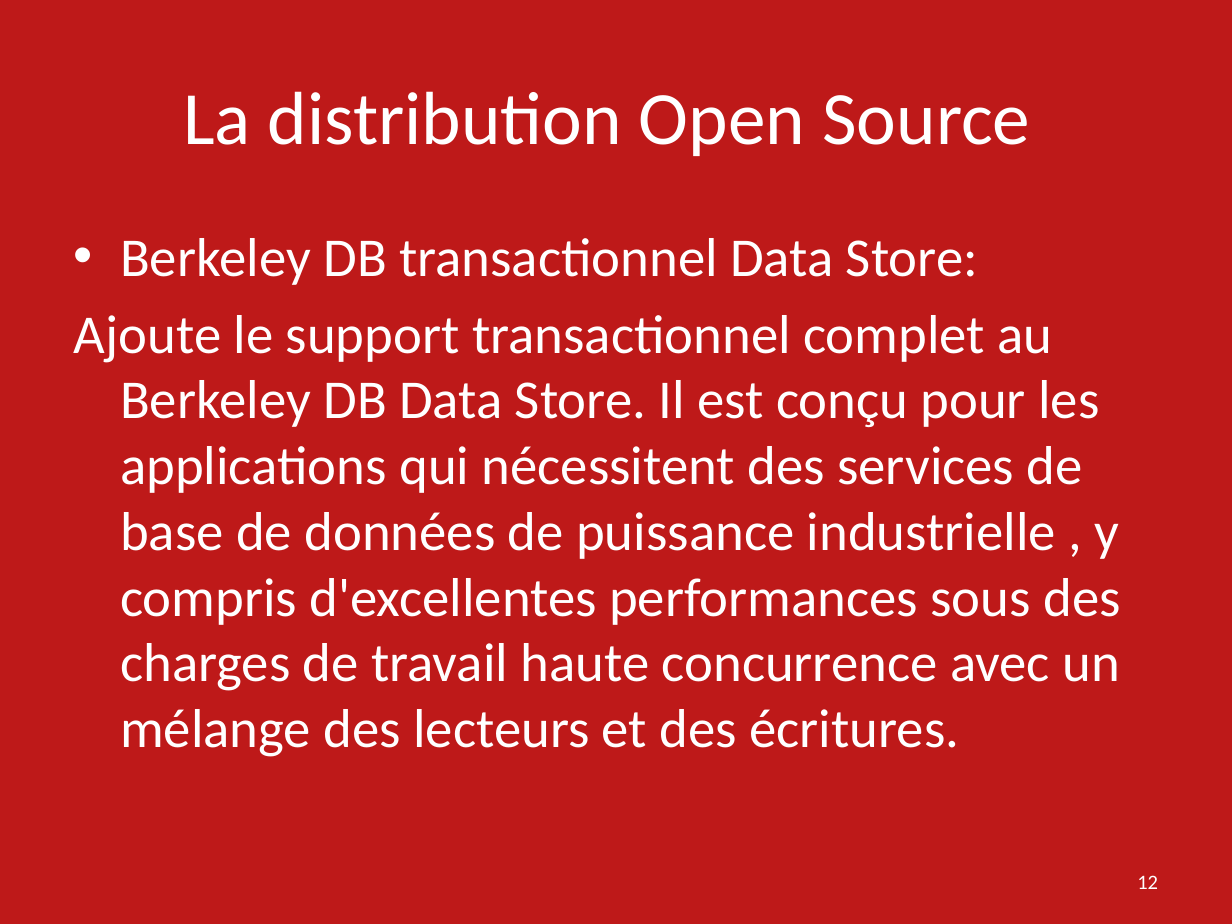
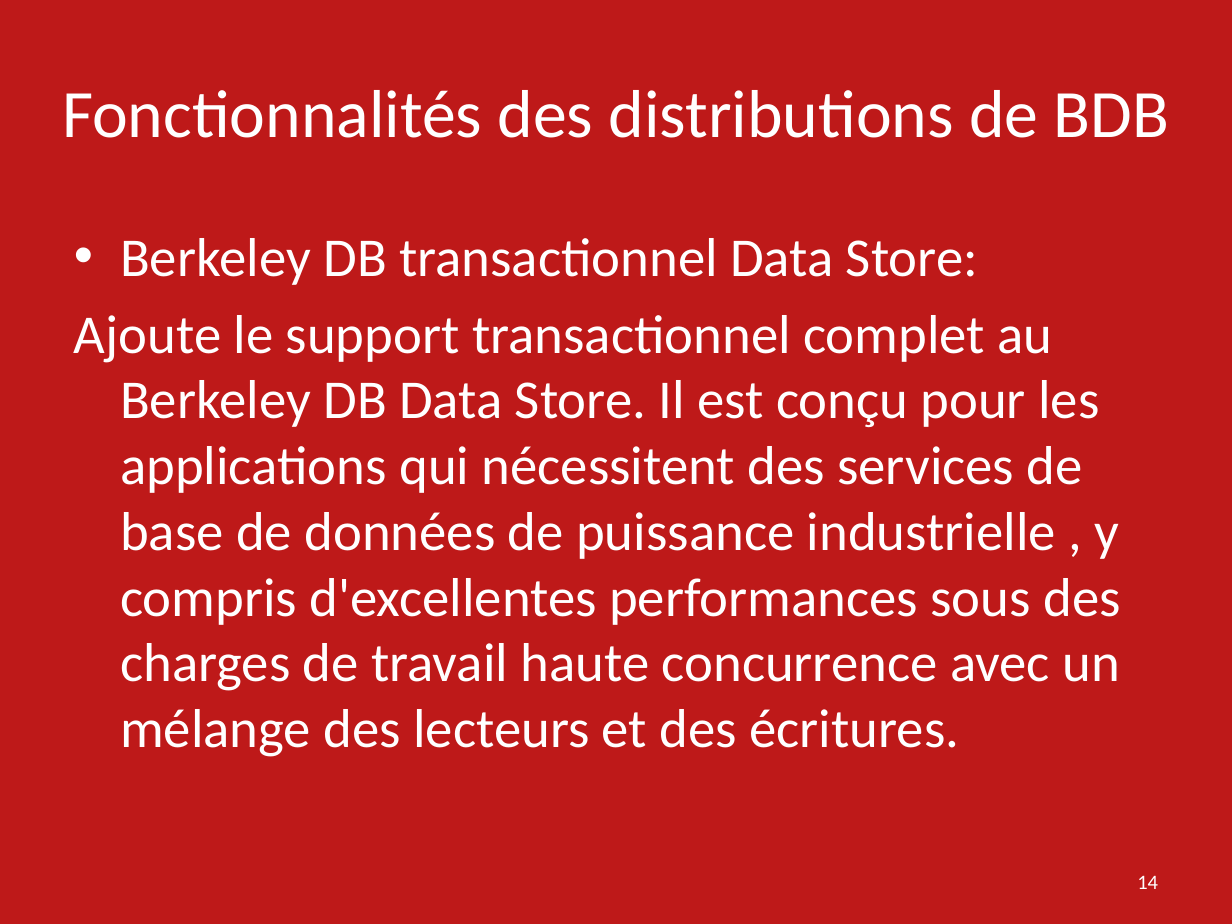
Before and after one commit to ebouhanna/SMB214-2016-Oracle-Berkeley-DB-JE, a slide deck: slide 14 of Presentation Oracle Berkeley DB SMB214.pptx (slide 12 before the commit). Drawn at 1232x924 pixels with LibreOffice and Linux fonts; fonts in the diff are those of the drawing. Boxes give left, top, right and bottom in pixels: in the first picture for what was removed or moved away, otherwise in the second. Text is boxed around its words. In the diff, an @@ line names an element or a change of style, - is before the commit and + after.

```diff
--- a/Presentation Oracle Berkeley DB SMB214.pptx
+++ b/Presentation Oracle Berkeley DB SMB214.pptx
@@ title added at bbox=[62, 90, 1169, 138], 39.6 pt, text #FFFFFF @@
+Fonctionnalités des distributions de BDB
@@ title removed at bbox=[183, 91, 1030, 156] @@
-La distribution Open Source
@@ page number at bbox=[1137, 875, 1158, 889]: text changed @@
-12
+14
```
Also in this commit, not shown: 8 other slides changed, 1 slide removed, 1 other file.
